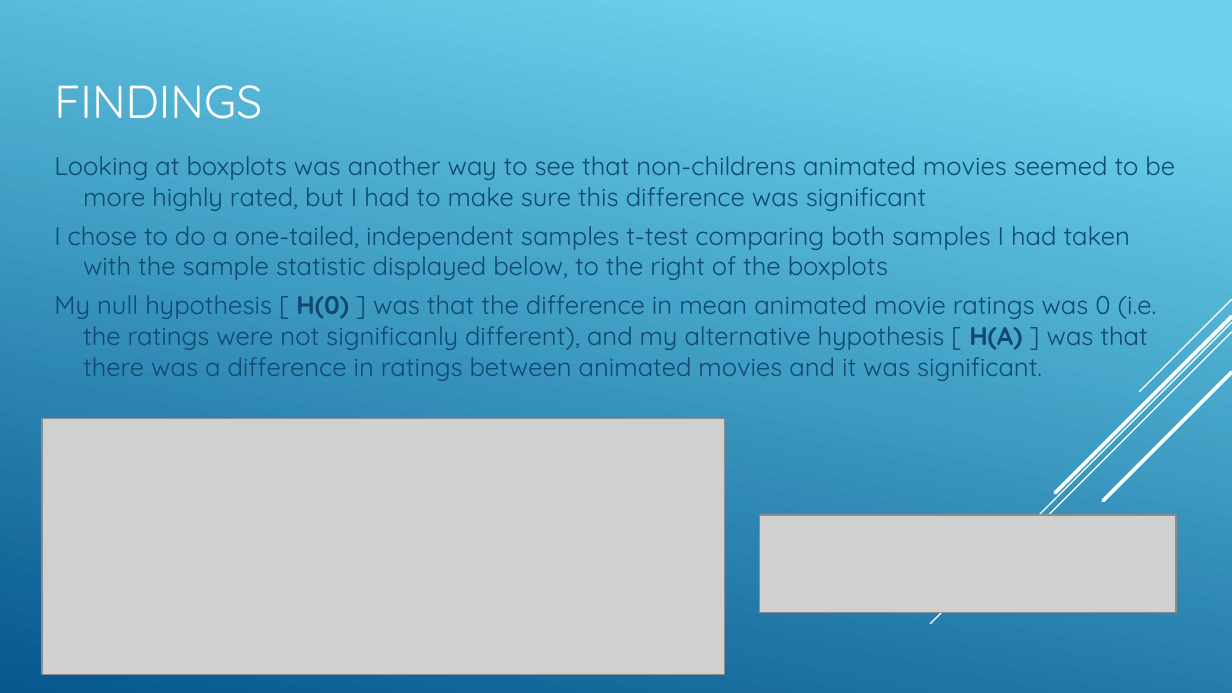
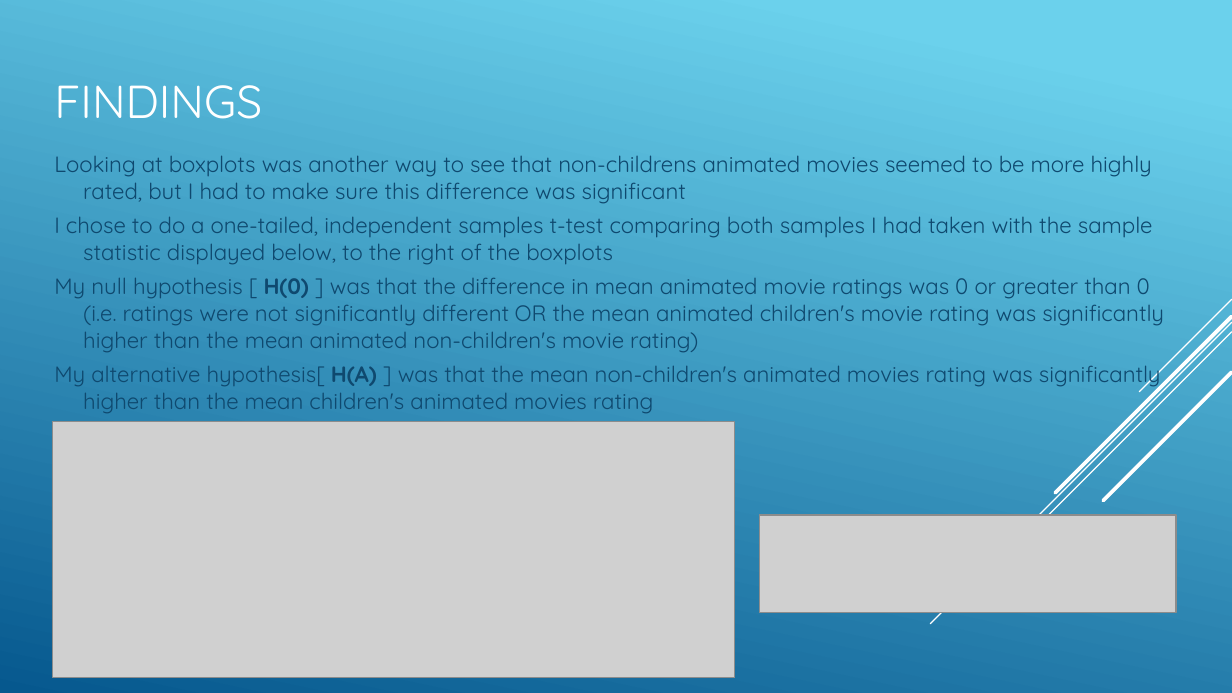
Before and after one commit to stephenlaw30/DataScienceMasters, a slide deck: slide 6 of Python/UCSD/PythonForDataScience/Week6/DSE200X_MiniProject_AnimatedMovies.pptx. Drawn at 1232x693 pixels with LibreOffice and Linux fonts; fonts in the diff are those of the drawing; grey boxes stand for pictures. Boxes give left, top, right and bottom in pixels: in the first picture for what was removed or moved away, otherwise in the second. Text is boxed around its words. In the diff, an @@ line names an element or a change of style, - is before the commit and + after.

Commit message:
Clean-up iPython notebook and PowerPoint presentation for EDX UCSD Pyton For Data Science Mini-Project

```diff
--- a/Python/UCSD/PythonForDataScience/Week6/DSE200X_MiniProject_AnimatedMovies.pptx
+++ b/Python/UCSD/PythonForDataScience/Week6/DSE200X_MiniProject_AnimatedMovies.pptx
@@ text at (54, 155, 1153, 264): size 15 to 13 pt in "Looking at boxplots was another way to ...", "I chose to do a one-tailed, independent ..." @@
@@ text at (54, 278, 1164, 413): text changed; size 15 to 13 pt @@
-My null hypothesis [ H(0) ] was that the difference in mean animated movie ratings was 0 (i.e. the ratings were not significanly different), and my alternative hypothesis [ H(A) ] was that there was a difference in ratings between animated movies and it was significant.
+My null hypothesis [ H(0) ] was that the difference in mean animated movie ratings was 0 or greater than 0 (i.e. ratings were not significantly different OR the mean animated children's movie rating was significantly higher than the mean animated non-children's movie rating)
+My alternative hypothesis[ H(A) ] was that the mean non-children's animated movies rating was significantly higher than the mean children's animated movies rating
@@ picture: place and size @@
-picture at (42, 419, 724, 675)
+picture at (53, 421, 736, 678)
```
Also in this commit, not shown: 1 other file.
